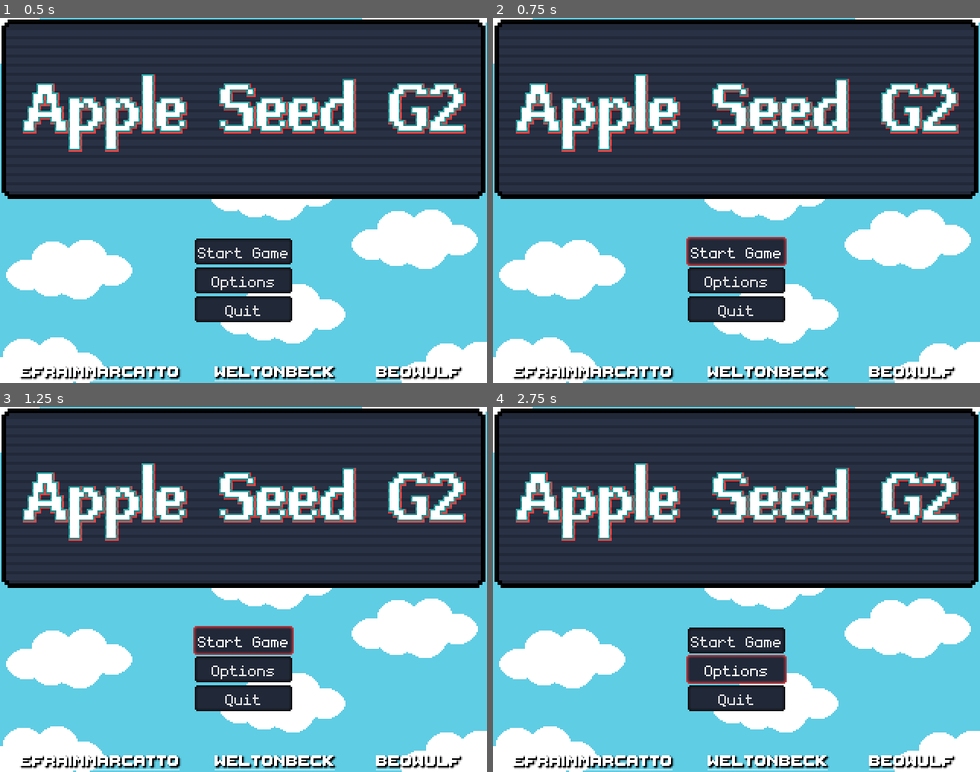
Above: before the commit, frames 1-4 (two rows, left to right).
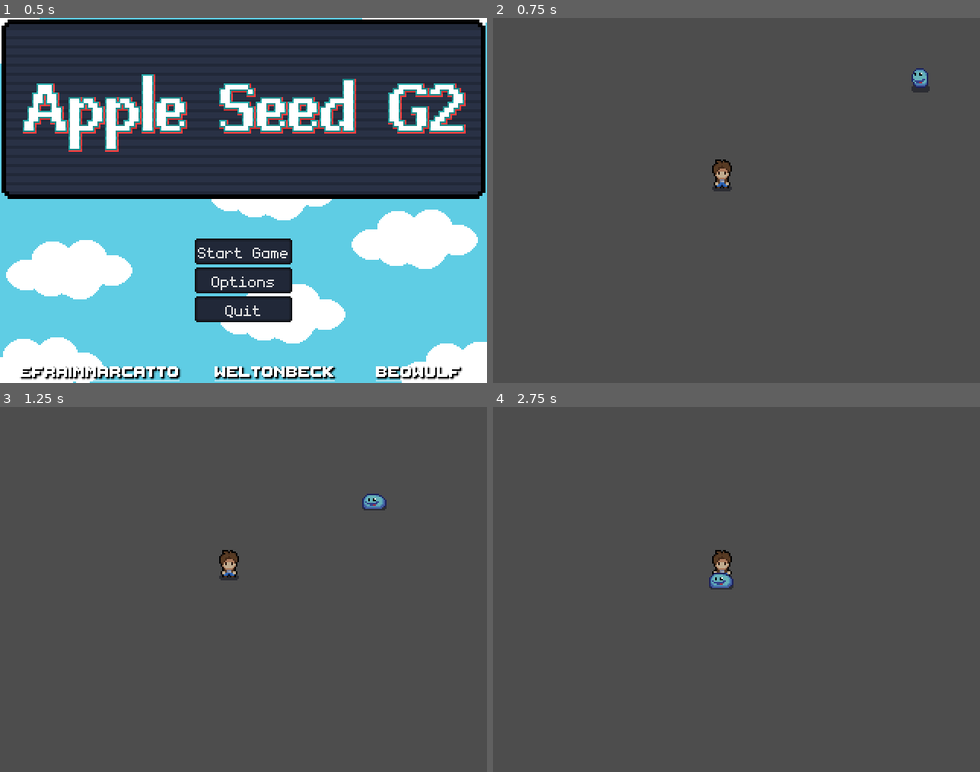
Above: after the commit, the same moments.

Repository: efraimmarcatto/Apple-Seed-G2
Game: Godot game, scene res://scenes/ui/main.tscn
Two runs of this game, one before a commit and one after it. Both use one fixed random seed, a clock stepped at 60 frames per second and the inputs below.
Inputs (mouse positions are in pixels of both pictures, inside the frame that each line leads up to):
- Up to frame 1 (0.5 s): no input
- Up to frame 2 (0.75 s): click "Start Game" at 0.5 s
- Up to frame 3 (1.25 s): no input
- Up to frame 4 (2.75 s): click (736, 640) at 1.25 s, where only the run before the commit has a clickable "Start Game"; click (736, 669) at 2 s, where only the run before the commit has a clickable "Options"

Frame 1 is identical in both runs. In frame 2, 100% of the frame differs, in the area x 0-100%, y 0-100%; in frame 3, 100%; in frame 4, 100%.

Commit message:
Implements scene transition on start
Configures GameManager as an autoload singleton.
Adds a new Game scene and transitions to it when the Start button is pressed.
Updates project settings to enable nearest neighbor filtering and GL compatibility.

Diff:
--- a/project.godot
+++ b/project.godot
@@ -17,6 +17,10 @@
 boot_splash/image="uid://drv3ejwdvxfey"
 config/icon="res://icon.svg"
 
+[autoload]
+
+GameManager="*res://singletons/game_manager.gd"
+
 [display]
 
 window/size/viewport_width=320
@@ -24,8 +28,13 @@
 window/stretch/mode="viewport"
 window/stretch/scale_mode="integer"
 
+[global_group]
+
+player=""
+
 [rendering]
 
+textures/canvas_textures/default_texture_filter=0
 renderer/rendering_method="gl_compatibility"
 renderer/rendering_method.mobile="gl_compatibility"
 textures/default_filters/use_nearest_mipmap_filter=true
--- /dev/null
+++ b/scenes/game/game.tscn
@@ -0,0 +1,16 @@
+[gd_scene load_steps=3 format=3 uid="uid://dp1dukuogmd0g"]
+
+[ext_resource type="PackedScene" uid="uid://ca2kh6hi1psb3" path="res://scenes/player/player.tscn" id="1_sul5r"]
+[ext_resource type="PackedScene" uid="uid://miejrebmu8wo" path="res://scenes/enemies/slime.tscn" id="2_7h61r"]
+
+[node name="Game" type="Node2D"]
+y_sort_enabled = true
+
+[node name="TileMap" type="TileMap" parent="."]
+format = 2
+
+[node name="Player" parent="." instance=ExtResource("1_sul5r")]
+position = Vector2(150, 112)
+
+[node name="Slime" parent="." instance=ExtResource("2_7h61r")]
+position = Vector2(293, 35)
--- a/scenes/ui/main.gd
+++ b/scenes/ui/main.gd
@@ -10,4 +10,4 @@
 
 
 func _start_game() -> void:
-	pass
+	get_tree().change_scene_to_file("res://scenes/game/game.tscn")
--- a/scenes/ui/main.tscn
+++ b/scenes/ui/main.tscn
@@ -189,4 +189,5 @@
 horizontal_alignment = 1
 vertical_alignment = 1
 
+[connection signal="pressed" from="Container/Menu/StartButton" to="." method="_start_game"]
 [connection signal="pressed" from="Container/Menu/QuitButton" to="." method="_quit"]
--- /dev/null
+++ b/singletons/game_manager.gd
@@ -0,0 +1,11 @@
+extends Node
+
+
+# Called when the node enters the scene tree for the first time.
+func _ready() -> void:
+	pass # Replace with function body.
+
+
+# Called every frame. 'delta' is the elapsed time since the previous frame.
+func _process(delta: float) -> void:
+	pass
Binary file changed: assets/ui/splash.png
Not shown, changed: assets/ui/splash.png.import
Not shown, added: singletons/game_manager.gd.uid
